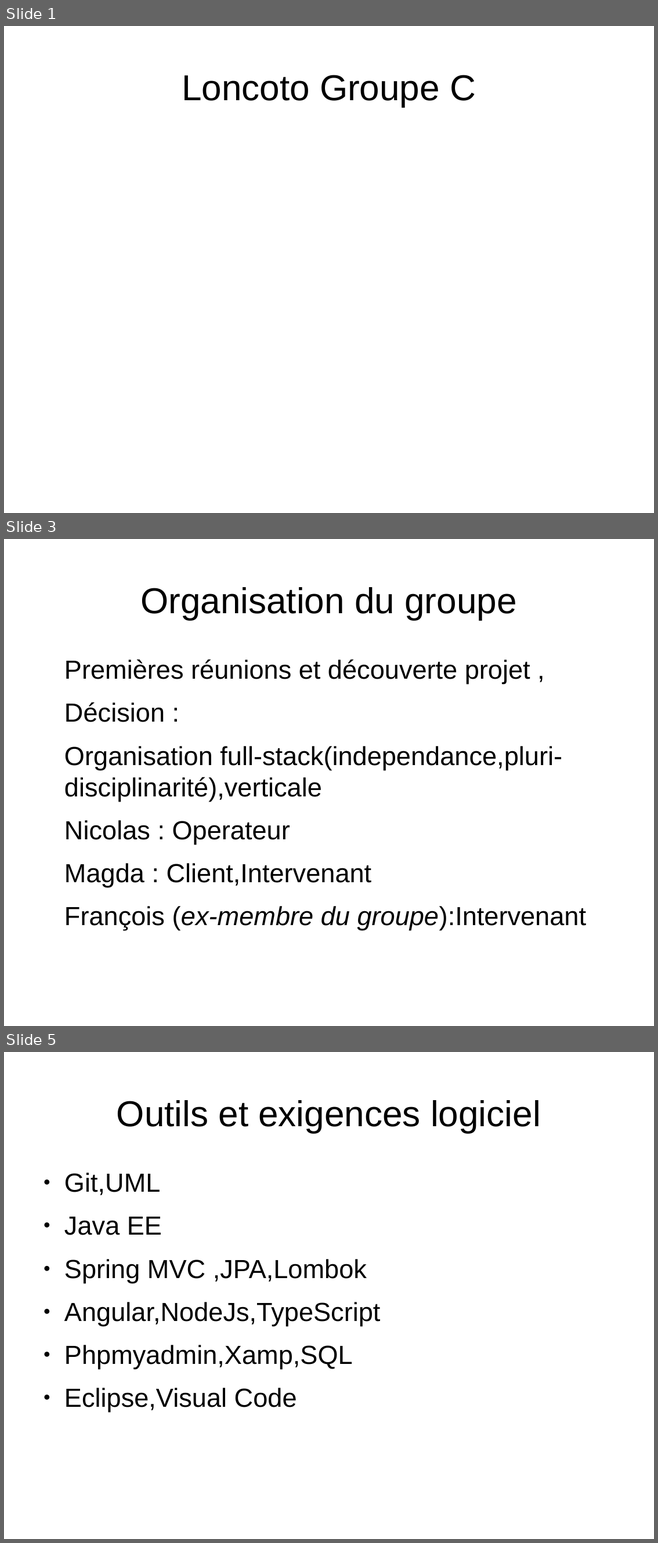
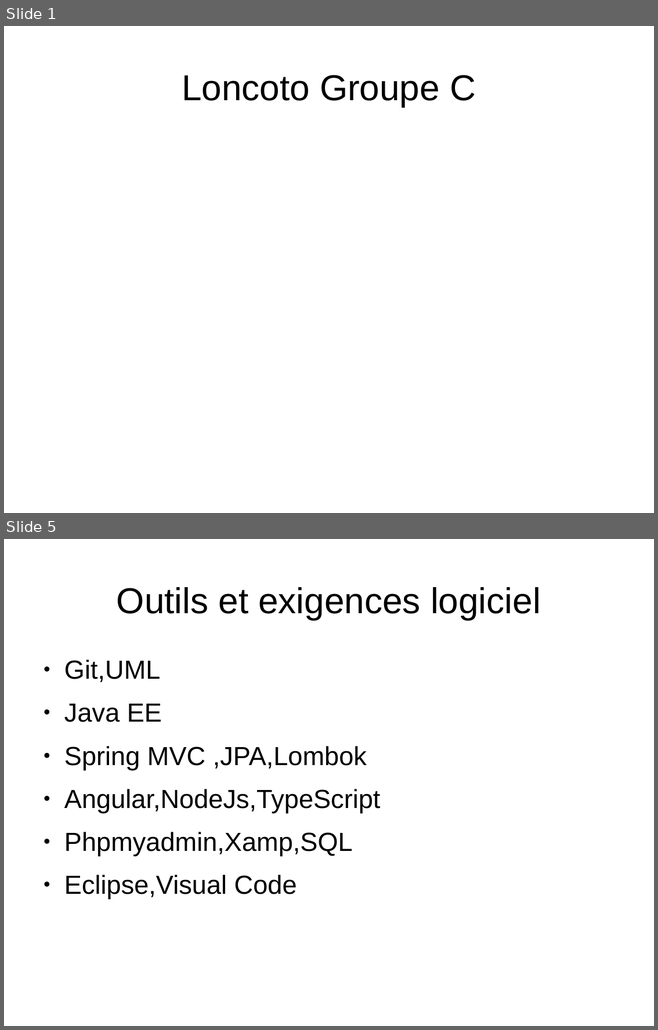
Before and after one commit to MagdaKhutsishvili/Loncoto-GrpC, a slide deck: PrésentationGroupeC.odp. Shown one above the other, each under a label of ours: slides 1, 3 and 5 before the commit, slides 1 and 5 after it; the slides between them are not shown. The pictures are 658x1543 and 658x1030 pixels, drawn with LibreOffice and Linux fonts; fonts in the diff are those of the drawing. Boxes give left, top, right and bottom in pixels: in the first picture for what was removed or moved away, otherwise in the second. Text is boxed around its words. In the diff, an @@ line names an element or a change of style, - is before the commit and + after.

```diff
--- a/PrésentationGroupeC.odp
+++ b/PrésentationGroupeC.odp
@@ slide 3 removed at <box>4,539,654,1026</box>, background #FFFFFF @@
@@ title removed at <box>140,587,516,620</box> @@
-Organisation du groupe
@@ text removed at <box>64,659,586,931</box> @@
-Premières réunions et découverte projet ,
-Décision :
-Organisation full-stack(independance,pluri-disciplinarité),verticale
-Nicolas : Operateur
-Magda : Client,Intervenant
-François (ex-membre du groupe):Intervenant
```
Also in this commit, not shown: 2 slides changed, 1 slide added, 12 other files.
